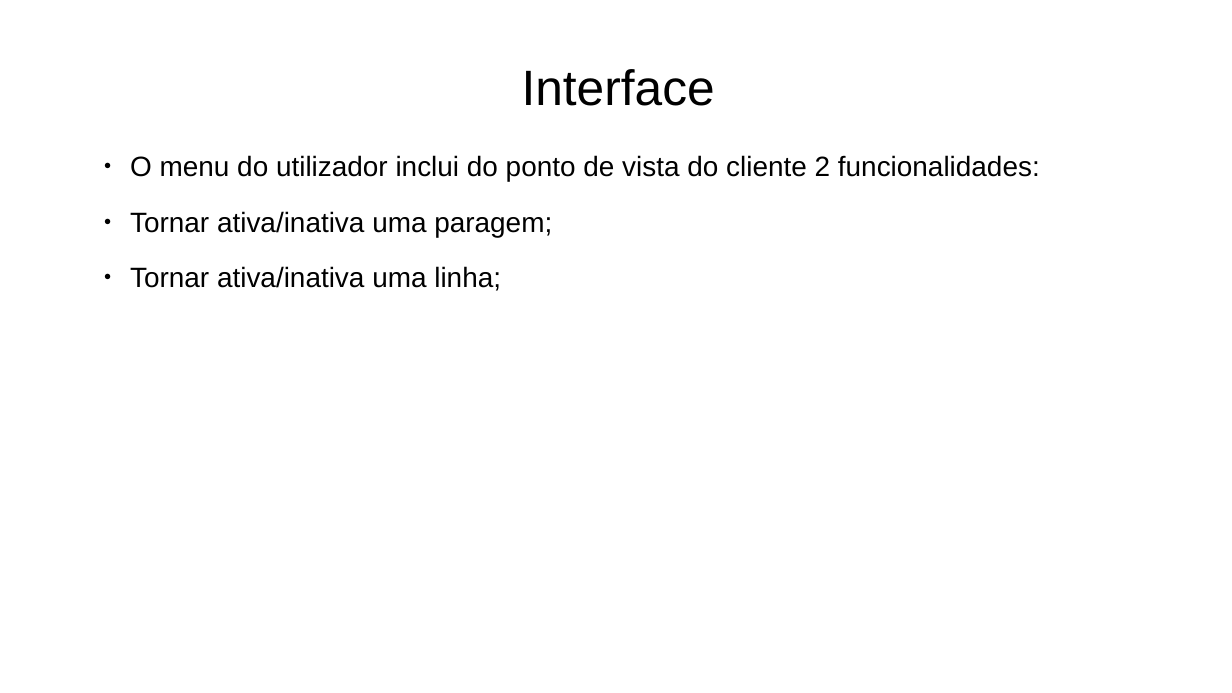
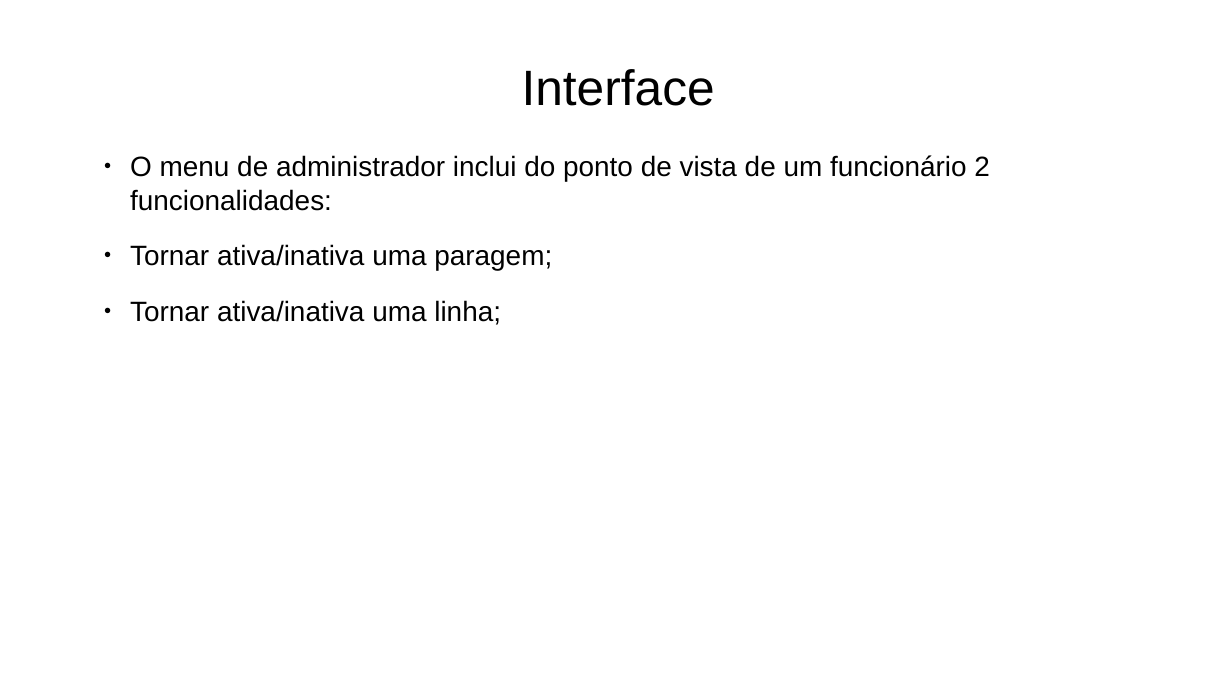
Before and after one commit to Naapperas/feup-aed-proj2, a slide deck: slide 12 of Apresentação.pptx. Drawn at 1232x693 pixels with LibreOffice and Linux fonts; fonts in the diff are those of the drawing. Boxes give left, top, right and bottom in pixels: in the first picture for what was removed or moved away, otherwise in the second. Text is boxed around its words. In the diff, an @@ line names an element or a change of style, - is before the commit and + after.

```diff
--- a/Apresentação.pptx
+++ b/Apresentação.pptx
@@ text at [130,155,990,211]: text changed @@
-  ● O menu do utilizador inclui do ponto de vista do cliente 2 funcionalidades:
+  ● O menu de administrador inclui do ponto de vista de um funcionário 2 funcionalidades:
```
Also in this commit, not shown: 1 other file.
